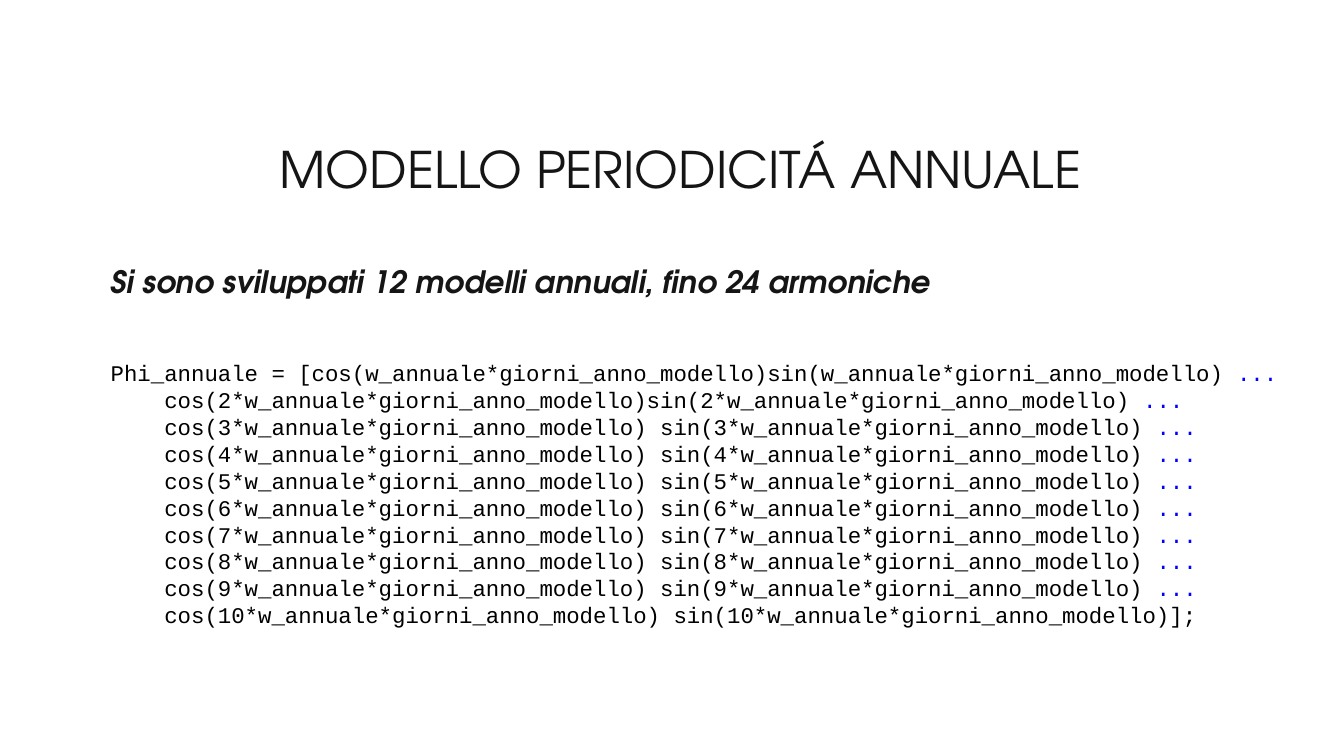
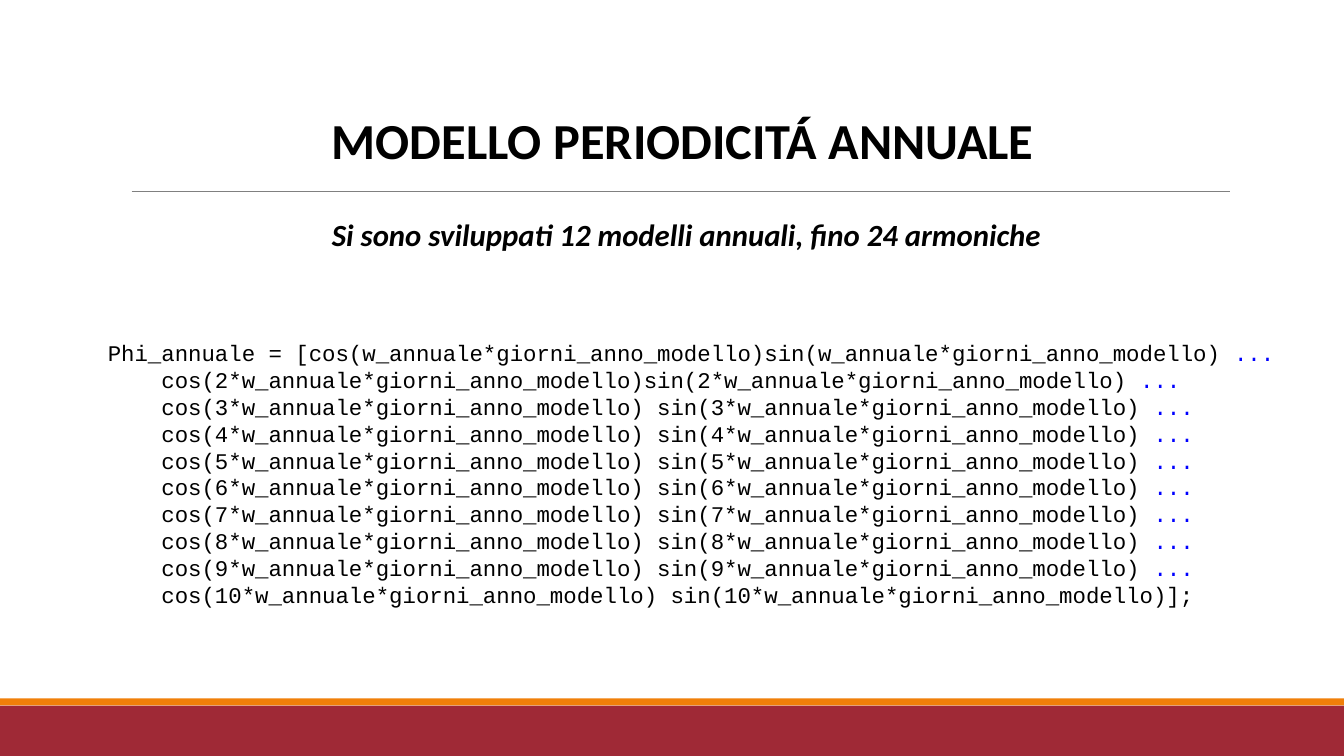
Before and after one commit to r1cky0/Italian-energy-consumption-prediction, a slide deck: slide 6 of presentazione_imad.pptx. Drawn at 1344x756 pixels with LibreOffice and Linux fonts; fonts in the diff are those of the drawing; background and template pictures are left out. Boxes give left, top, right and bottom in pixels: in the first picture for what was removed or moved away, otherwise in the second. Text is boxed around its words. In the diff, an @@ line names an element or a change of style, - is before the commit and + after.

```diff
--- a/presentazione_imad.pptx
+++ b/presentazione_imad.pptx
@@ text "MODELLO PERIODICITÁ ANNUALE": place and size @@
-text "MODELLO PERIODICITÁ ANNUALE" at <box>280,140,1081,189</box>
+text "MODELLO PERIODICITÁ ANNUALE" at <box>332,118,1034,160</box>
@@ text "MODELLO PERIODICITÁ ANNUALE" at <box>332,118,1034,160</box>: font TeX Gyre Adventor to Calibri, text colour #151515 to #000000, bold on @@
@@ line added from (132, 192) to (1231, 192), #808080 0.5 pt @@
@@ text "Si sono sviluppati 12 modelli ...": place and size @@
-text "Si sono sviluppati 12 modelli ..." at <box>111,269,931,299</box>
+text "Si sono sviluppati 12 modelli ..." at <box>332,224,1041,251</box>
@@ text "Si sono sviluppati 12 modelli ..." at <box>332,224,1041,251</box>: font TeX Gyre Adventor to Calibri, text colour #151515 to #000000 @@
@@ text "Phi_annuale = [cos(w_annuale*giorni_anno_modello)sin(w_annua ...": place and size @@
-text "Phi_annuale = [cos(w_annuale*giorni_anno_modello)sin(w_annua ..." at <box>111,365,1223,628</box>
+text "Phi_annuale = [cos(w_annuale*giorni_anno_modello)sin(w_annua ..." at <box>108,345,1220,608</box>
@@ rectangle added at <box>0,706,1344,756</box>, fill #9F2936 @@
@@ rectangle added at <box>0,699,1344,706</box>, fill #F07F09 @@
```
Also in this commit, not shown: 17 other slides changed, 1 slide added, 1 slide removed, 1 other file.
